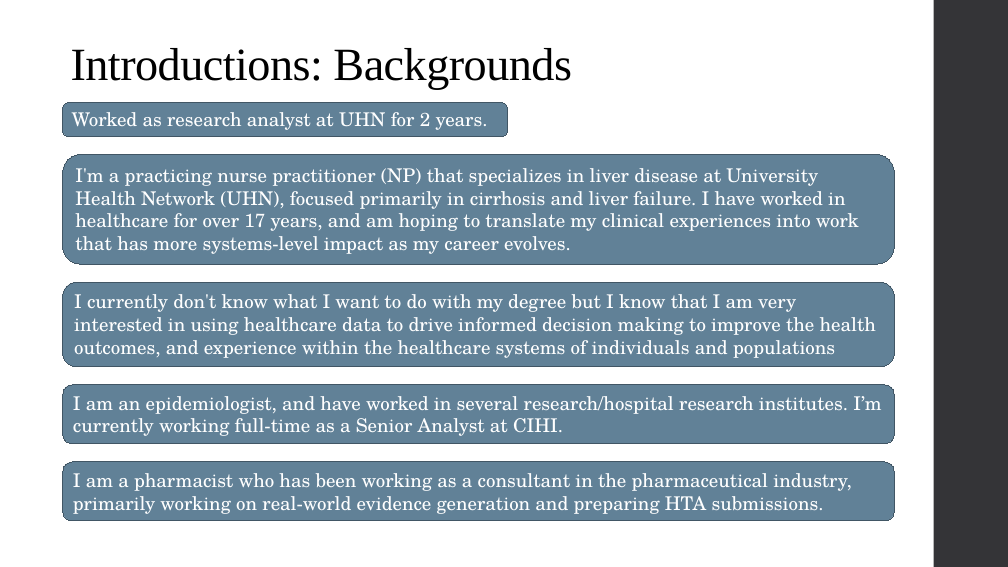
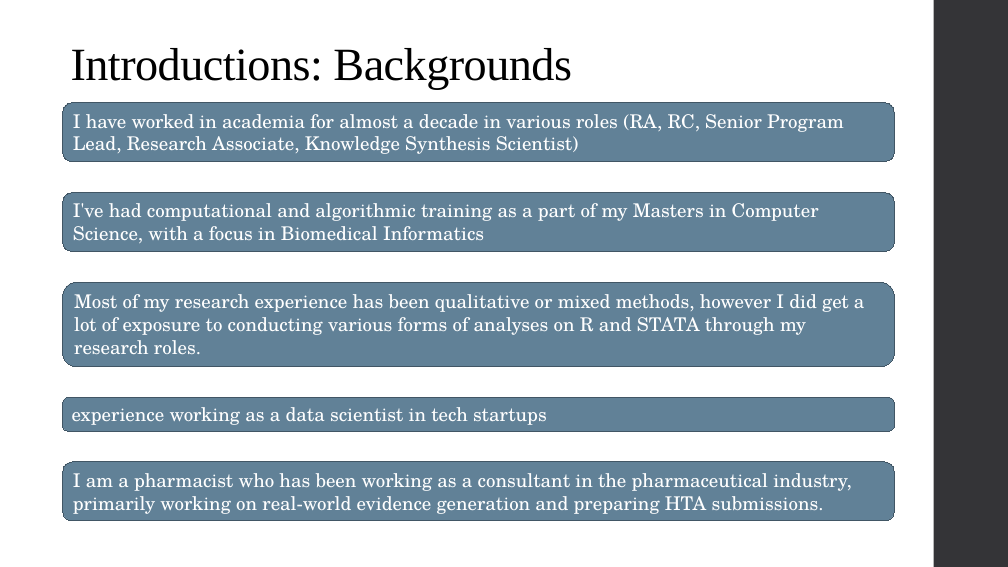
Before and after one commit to alex-hoagland/HAD5744, a slide deck: slide 3 of Lecture01_Introduction/Lecture1_Frameworks.pptx. Drawn at 1008x567 pixels with LibreOffice and Linux fonts; fonts in the diff are those of the drawing. Boxes give left, top, right and bottom in pixels: in the first picture for what was removed or moved away, otherwise in the second. Text is boxed around its words. In the diff, an @@ line names an element or a change of style, - is before the commit and + after.

```diff
--- a/Lecture01_Introduction/Lecture1_Frameworks.pptx
+++ b/Lecture01_Introduction/Lecture1_Frameworks.pptx
@@ rounded rectangle "I have worked in academia ..." resized from (x1=63, y1=103, x2=508, y2=137) to (x1=63, y1=103, x2=895, y2=162) @@
@@ text in rounded rectangle at (x1=73, y1=114, x2=844, y2=154): text changed @@
-Worked as research analyst at UHN for 2 years.
+I have worked in academia for almost a decade in various roles (RA, RC, Senior Program Lead, Research Associate, Knowledge Synthesis Scientist)
@@ rounded rectangle "I've had computational and algorithmic ..." resized from (x1=63, y1=154, x2=895, y2=264) to (x1=63, y1=193, x2=895, y2=252) @@
@@ text in rounded rectangle at (x1=73, y1=203, x2=819, y2=243): text changed @@
-I'm a practicing nurse practitioner (NP) that specializes in liver disease at University Health Network (UHN), focused primarily in cirrhosis and liver failure. I have worked in healthcare for over 17 years, and am hoping to translate my clinical experiences into work that has more systems-level impact as my career evolves.
+I've had computational and algorithmic training as a part of my Masters in Computer Science, with a focus in Biomedical Informatics
@@ text in rounded rectangle at (x1=74, y1=294, x2=865, y2=354): text changed @@
-I currently don't know what I want to do with my degree but I know that I am very interested in using healthcare data to drive informed decision making to improve the health outcomes, and experience within the healthcare systems of individuals and populations
+Most of my research experience has been qualitative or mixed methods, however I did get a lot of exposure to conducting various forms of analyses on R and STATA through my research roles.
@@ rounded rectangle "experience working as a data ..." resized from (x1=63, y1=385, x2=895, y2=444) to (x1=63, y1=398, x2=895, y2=432) @@
@@ text in rounded rectangle at (x1=72, y1=407, x2=547, y2=425): text changed @@
-I am an epidemiologist, and have worked in several research/hospital research institutes. I’m currently working full-time as a Senior Analyst at CIHI.
+experience working as a data scientist in tech startups
```
Also in this commit, not shown: 14 other slides changed, 9 slides added, 4 slides removed, 1 other file.
